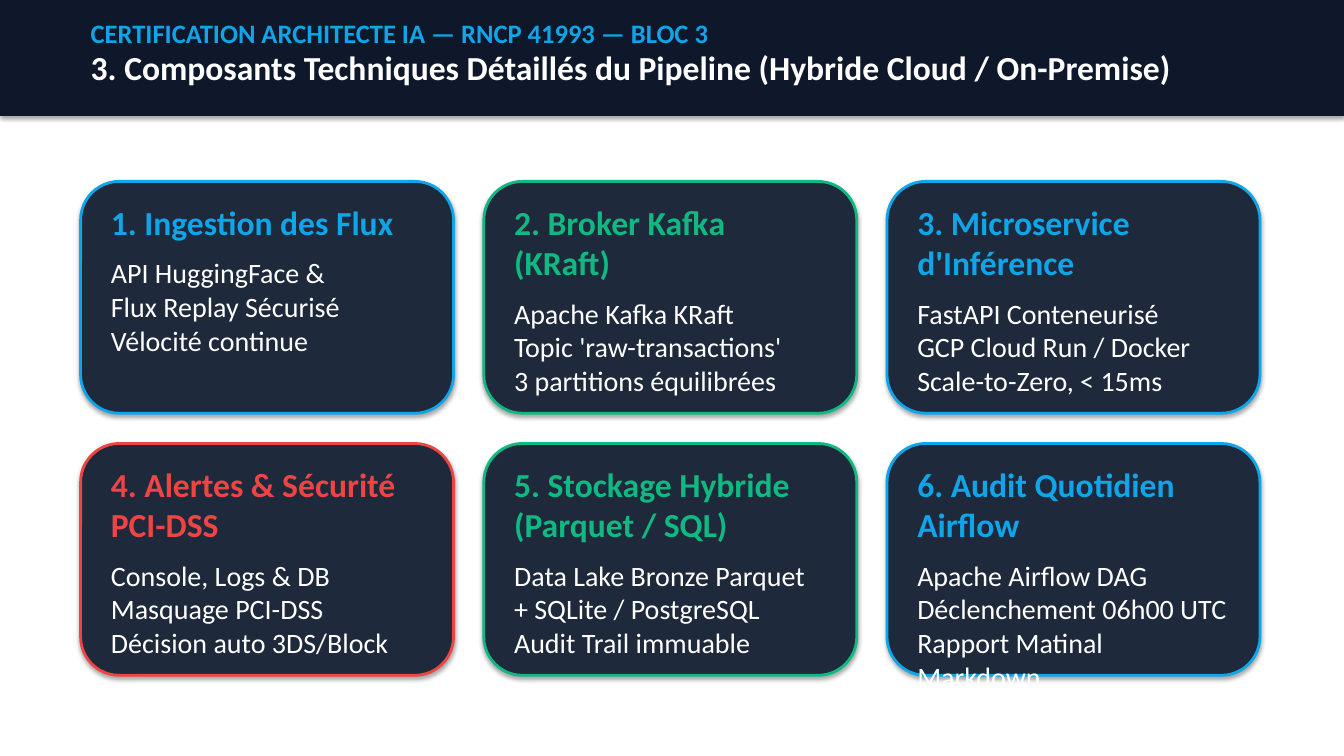
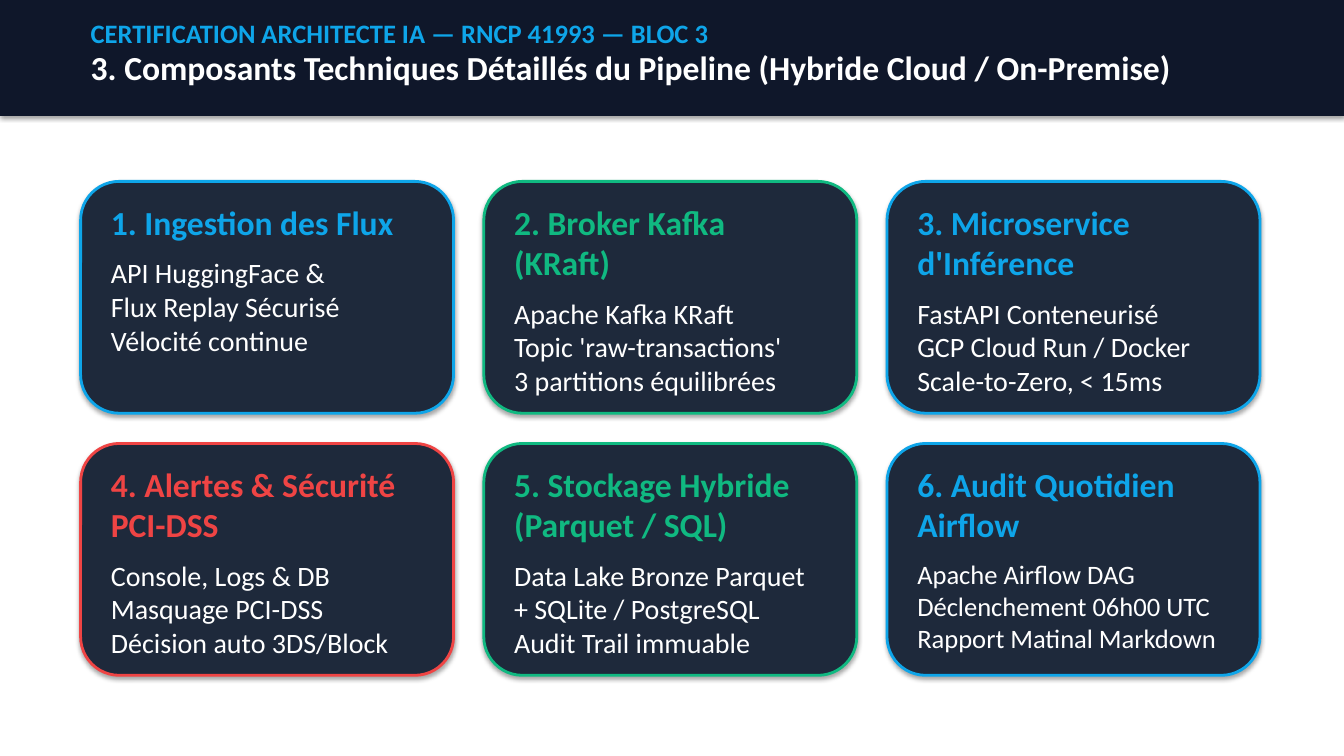
Before and after one commit to Elkristobal59/CERTIFICATION_AIA, a slide deck: slide 4 of 03_BLOC_3_PIPELINE_FRAUD_DETECTION/LIVRABLES/ARCHITECTURE_PIPELINE_FRAUD_BLOC3.pptx. Drawn at 1344x756 pixels with LibreOffice and Linux fonts; fonts in the diff are those of the drawing. Boxes give left, top, right and bottom in pixels: in the first picture for what was removed or moved away, otherwise in the second. Text is boxed around its words. In the diff, an @@ line names an element or a change of style, - is before the commit and + after.

```diff
--- a/03_BLOC_3_PIPELINE_FRAUD_DETECTION/LIVRABLES/ARCHITECTURE_PIPELINE_FRAUD_BLOC3.pptx
+++ b/03_BLOC_3_PIPELINE_FRAUD_DETECTION/LIVRABLES/ARCHITECTURE_PIPELINE_FRAUD_BLOC3.pptx
@@ text at (917, 565, 1216, 653): size 20 to 19 pt in "Apache Airflow DAG Déclenchement 06h00 UTC Rapport ..." @@
```
Also in this commit, not shown: 1 other slide changed, 11 other files.
